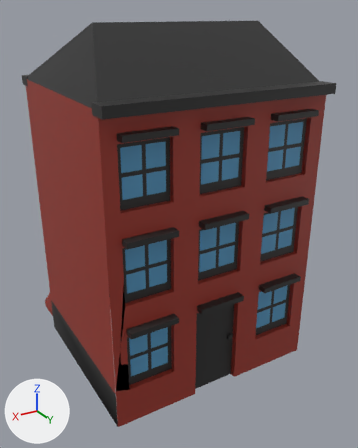
Two versions of the OBJ model res/models/Buildings/Normal/NormalRed.obj, one commit apart.
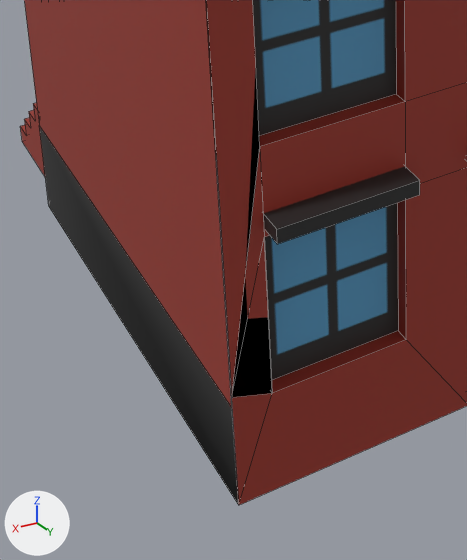
Each version appears first whole from a camera (50 mm lens) standing at (6.03, 11.35, 9.55) and looking at (-0.81, -0.05, 3.85), and next in a close-up on the part from 11% to 54% of the width and 57% to 100% of the height. Arrows for +X, +Y and +Z are at lower left; the lights stay in place. The close-ups show mesh edges as thin lines. Where no turn or scale is listed for an object, it has been applied to the vertices.

In view in the first close-up: 'ZwyklyZwyklyCzerwony'.
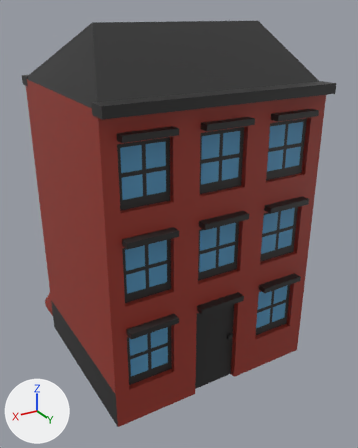
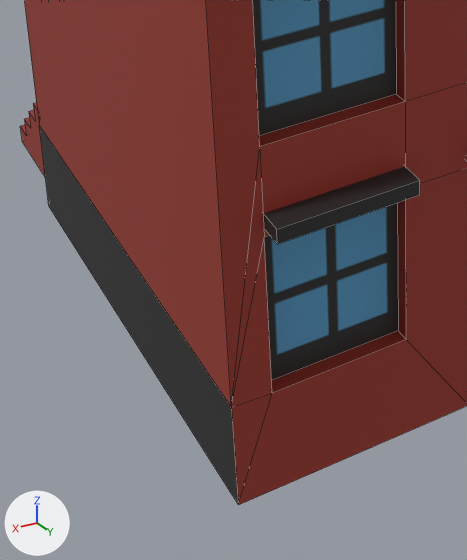
Location of each change, (x1, y1, x2, y2) in pixels of the close-ups (467 x 560 px; the box of a moved part takes in the faces that stretch with it):
```json
{"part": 1, "of": "me_zwyklyzwyklyczerwony", "change": "moved or reshaped", "before": [206, 0, 272, 505], "after": [206, 0, 272, 505]}
```

The change, as JSON lines over the scene's bpy script:
```json
{"block": "me_zwyklyzwyklyczerwony", "where": "# used by ob_zwyklyzwyklyczerwony; location = (0.0, 0.0, 0.0)"}
{"block": "me_zwyklyzwyklyczerwony", "where": "# verts and faces of me_zwyklyzwyklyczerwony; kept vertices keep their numbers, new ones are numbered from 351"}
{"block": "me_zwyklyzwyklyczerwony", "where": "# before: 114 (2.5, 2.5, 1.05) at pixel (231, 407), 195 (2.5, 2.5, 0.0) at pixel (238, 505), 196 (2.5, 2.5, 7.82), 198 (2.5, 2.5, 1.15) at pixel (231, 397), 281 (2.14, 2.5, 3.4) at pixel (259, 146)"}
{"block": "me_zwyklyzwyklyczerwony", "where": "# before: 282 (2.14, 2.5, 4.86), 333 (2.14, 2.5, 1.03) at pixel (272, 393), 334 (2.14, 2.5, 2.57) at pixel (264, 237)"}
{"op": "remove", "block": "me_zwyklyzwyklyczerwony", "code": "me_zwyklyzwyklyczerwony.from_pydata(...)  # 351 vertices, 285 faces; spans x -3.53..2.53, y -4.02..2.77, z -0.04..9.32"}
{"op": "add", "block": "me_zwyklyzwyklyczerwony", "code": "me_zwyklyzwyklyczerwony.from_pydata(...)  # 349 vertices, 285 faces; spans x -3.53..2.53, y -4.02..2.77, z -0.04..9.32"}
{"block": "me_zwyklyzwyklyczerwony", "change": "me_zwyklyzwyklyczerwony part 1"}
{"op": "add", "block": "me_zwyklyzwyklyczerwony", "code": "delete_vertices([198])  # with the faces that use them"}
{"op": "add", "block": "me_zwyklyzwyklyczerwony", "code": "faces += [(114, 281, 282, 196), (114, 333, 334), (114, 195, 333), (114, 334, 281)]"}
```
